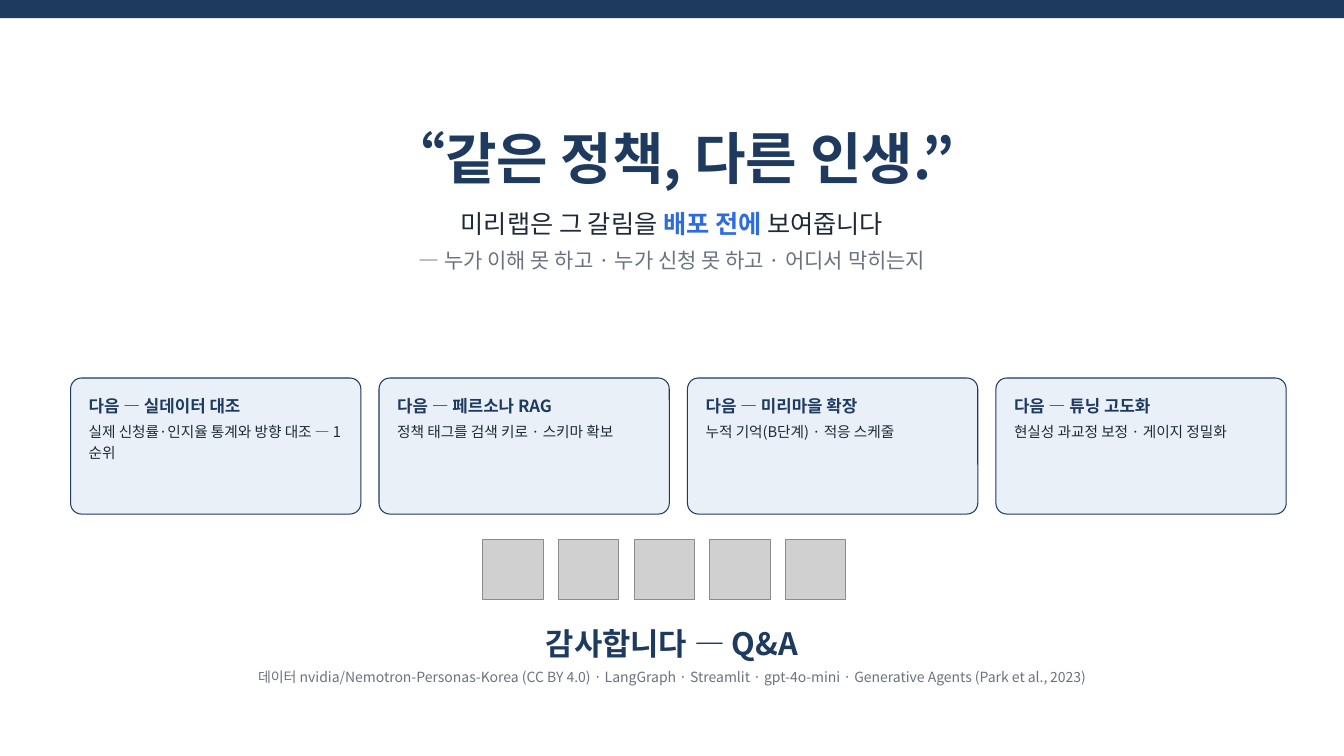
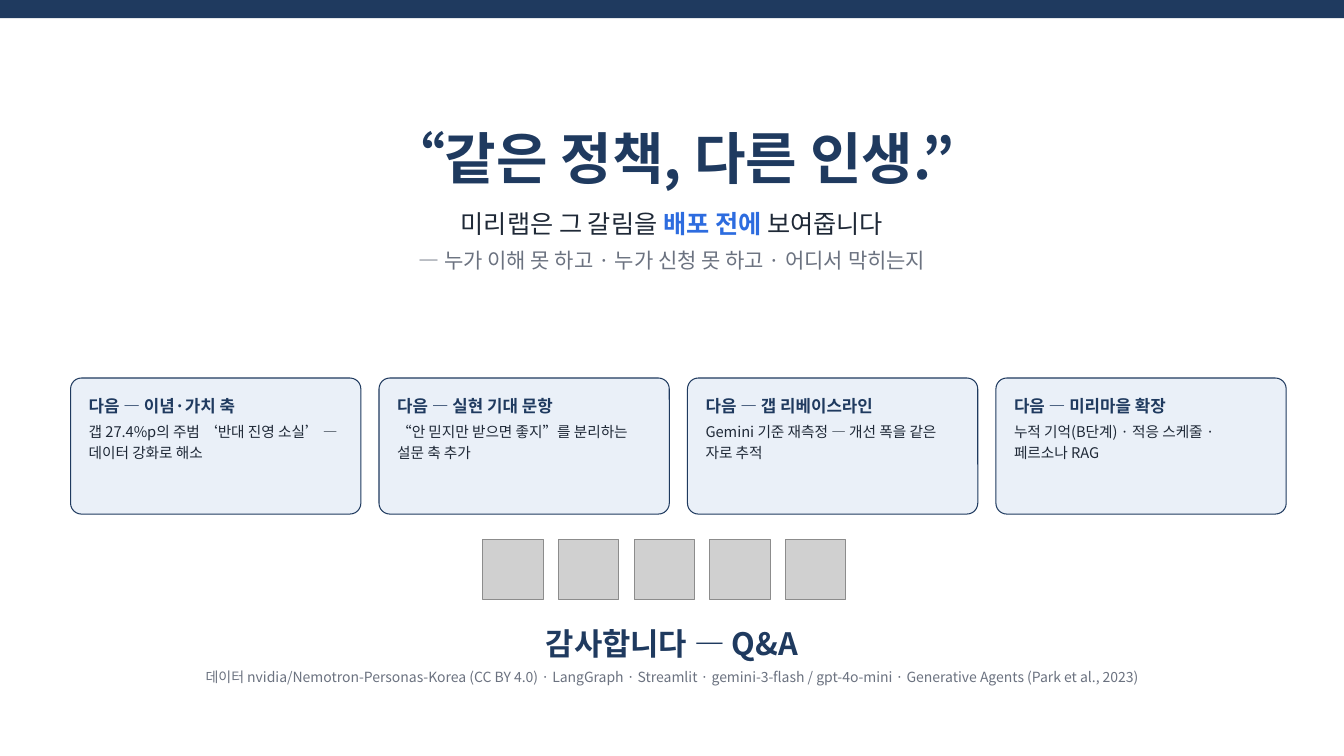
Before and after one commit to minoak/MiriLab_1, a slide deck: slide 21 of notebooks/미리랩_발표.pptx (slide 20 before the commit). Drawn at 1344x756 pixels with LibreOffice and Linux fonts; fonts in the diff are those of the drawing; grey boxes stand for pictures. Boxes give left, top, right and bottom in pixels: in the first picture for what was removed or moved away, otherwise in the second. Text is boxed around its words. In the diff, an @@ line names an element or a change of style, - is before the commit and + after.

```diff
--- a/notebooks/미리랩_발표.pptx
+++ b/notebooks/미리랩_발표.pptx
@@ text at bbox=[89, 398, 320, 459]: text changed @@
-다음 — 실데이터 대조
-실제 신청률·인지율 통계와 방향 대조 — 1순위
+다음 — 이념·가치 축
+갭 27.4%p의 주범 ‘반대 진영 소실’ — 데이터 강화로 해소
@@ text at bbox=[397, 398, 628, 459]: text changed @@
-다음 — 페르소나 RAG
-정책 태그를 검색 키로 · 스키마 확보
+다음 — 실현 기대 문항
+“안 믿지만 받으면 좋지”를 분리하는 설문 축 추가
@@ text at bbox=[706, 398, 937, 459]: text changed @@
-다음 — 미리마을 확장
-누적 기억(B단계) · 적응 스케줄
+다음 — 갭 리베이스라인
+Gemini 기준 재측정 — 개선 폭을 같은 자로 추적
@@ text at bbox=[1014, 398, 1202, 459]: text changed @@
-다음 — 튜닝 고도화
-현실성 과교정 보정 · 게이지 정밀화
+다음 — 미리마을 확장
+누적 기억(B단계) · 적응 스케줄 · 페르소나 RAG
@@ text at bbox=[206, 670, 1139, 686]: text changed @@
-데이터 nvidia/Nemotron-Personas-Korea (CC BY 4.0) · LangGraph · Streamlit · gpt-4o-mini · Generative Agents (Park et al., 2023)
+데이터 nvidia/Nemotron-Personas-Korea (CC BY 4.0) · LangGraph · Streamlit · gemini-3-flash / gpt-4o-mini · Generative Agents (Park et al., 2023)
```
Also in this commit, not shown: 15 other slides changed, 3 slides added, 2 slides removed, 59 other files.
